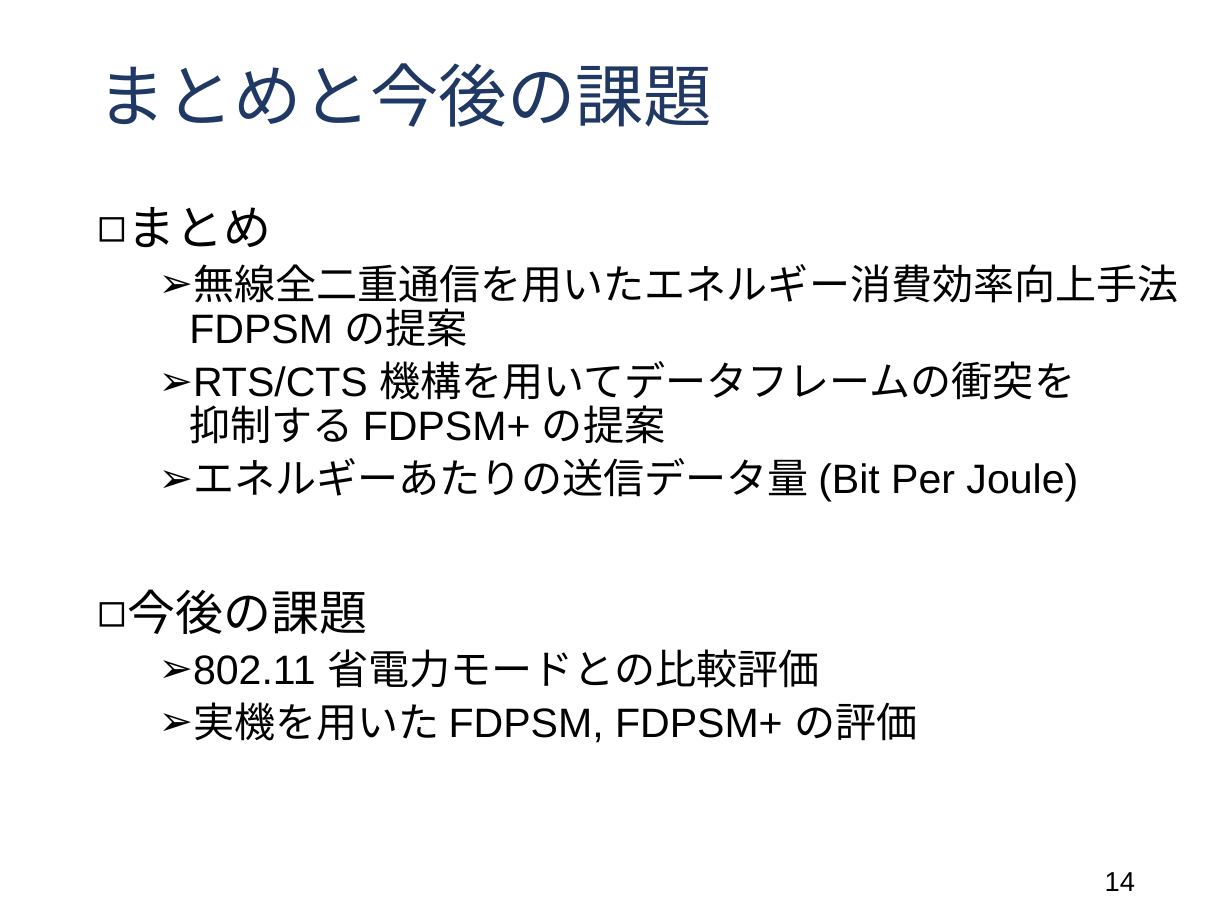
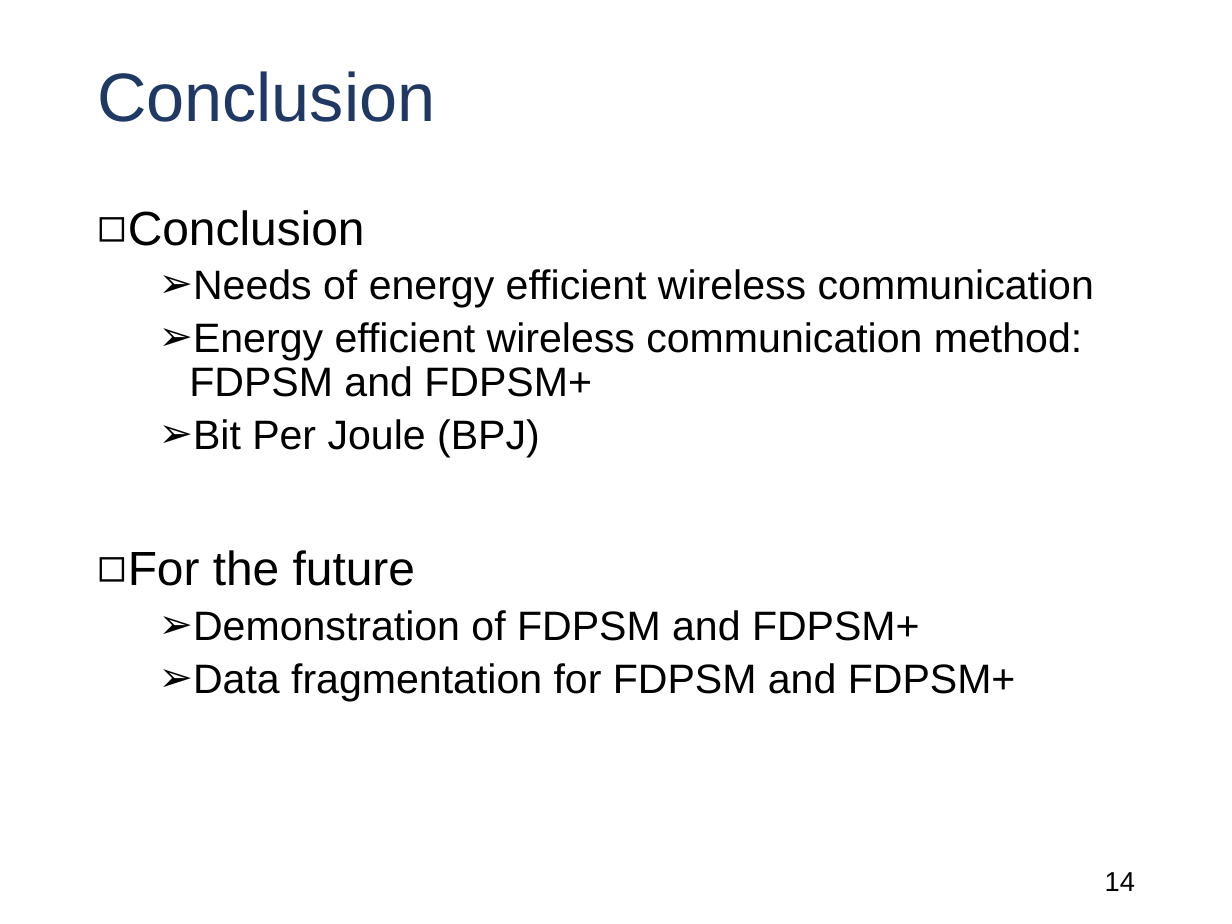
Before and after one commit to Ryo-Murakami/globecom2016_ws_presentation, a slide deck: slide 14 of globecom2016ws_murakami.pptx. Drawn at 1232x924 pixels with LibreOffice and Linux fonts; fonts in the diff are those of the drawing. Boxes give left, top, right and bottom in pixels: in the first picture for what was removed or moved away, otherwise in the second. Text is boxed around its words. In the diff, an @@ line names an element or a change of style, - is before the commit and + after.

```diff
--- a/globecom2016ws_murakami.pptx
+++ b/globecom2016ws_murakami.pptx
@@ title at (97, 71, 435, 122): text changed @@
-まとめと今後の課題
+Conclusion
@@ text at (128, 210, 1094, 701): text changed @@
-◻ まとめ
-  ➢ 無線全二重通信を用いたエネルギー消費効率向上手法 FDPSM の提案
-  ➢ RTS/CTS 機構を用いてデータフレームの衝突を
-    抑制する FDPSM+ の提案
-  ➢ エネルギーあたりの送信データ量 (Bit Per Joule)
-◻ 今後の課題
-  ➢ 802.11 省電力モードとの比較評価
-  ➢ 実機を用いた FDPSM, FDPSM+ の評価
+◻ Conclusion
+  ➢ Needs of energy efficient wireless communication
+  ➢ Energy efficient wireless communication method: FDPSM and FDPSM+
+  ➢ Bit Per Joule (BPJ)
+◻ For the future
+  ➢ Demonstration of FDPSM and FDPSM+
+  ➢ Data fragmentation for FDPSM and FDPSM+
```
Also in this commit, not shown: 9 other slides changed.
